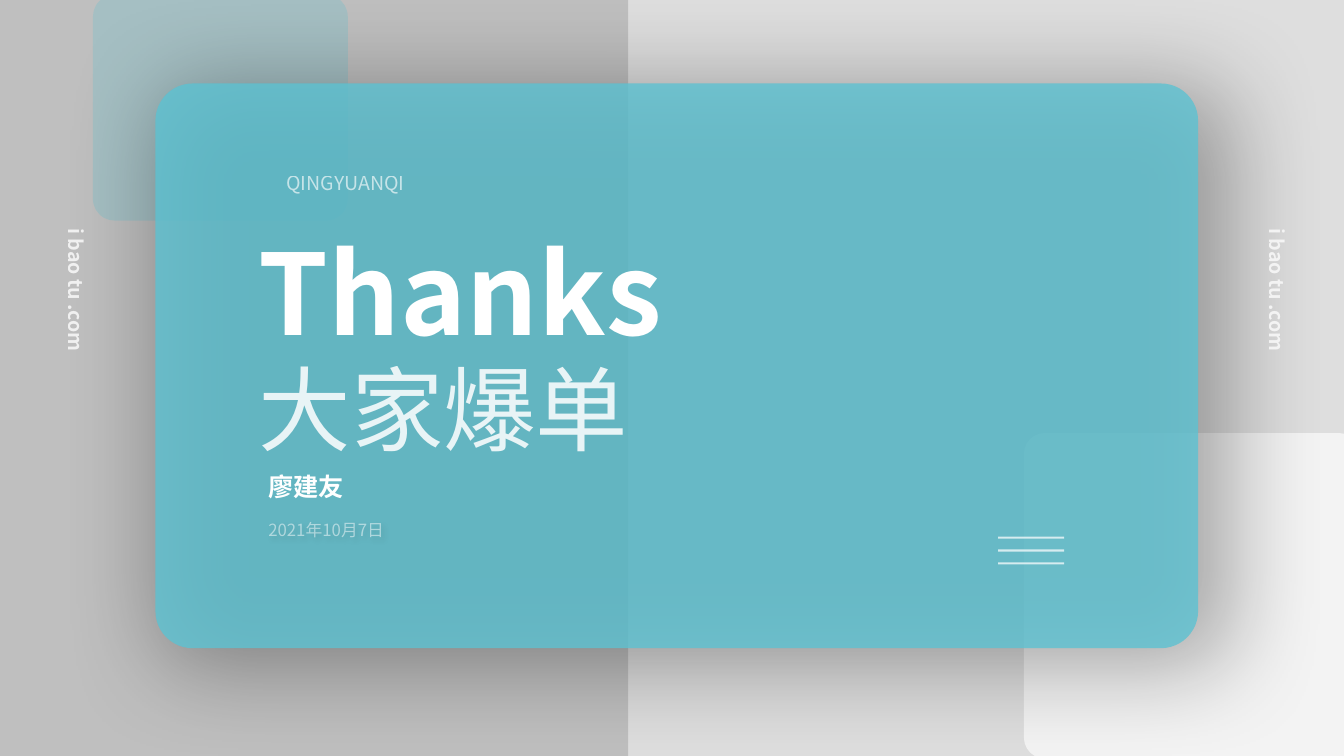
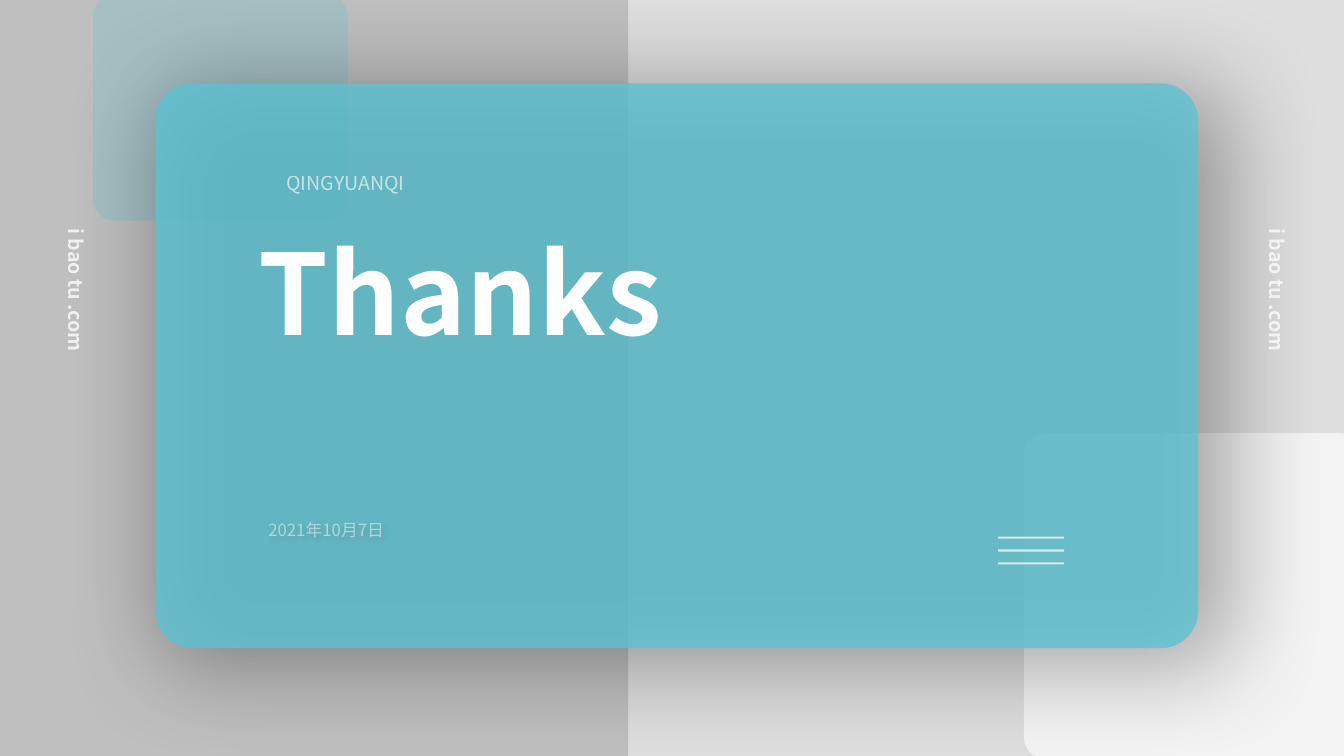
Before and after one commit to zsmhub/workweixin, a slide deck: slide 19 of docs/企业微信基础玩法_1635478371902.pptx. Drawn at 1344x756 pixels with LibreOffice and Linux fonts; fonts in the diff are those of the drawing; background and template pictures are left out. Boxes give left, top, right and bottom in pixels: in the first picture for what was removed or moved away, otherwise in the second. Text is boxed around its words. In the diff, an @@ line names an element or a change of style, - is before the commit and + after.

```diff
--- a/docs/企业微信基础玩法_1635478371902.pptx
+++ b/docs/企业微信基础玩法_1635478371902.pptx
@@ text removed at [259,366,629,452] @@
-大家爆单
@@ text removed at [268,474,344,498] @@
-廖建友
```
Also in this commit, not shown: 8 other slides changed.
